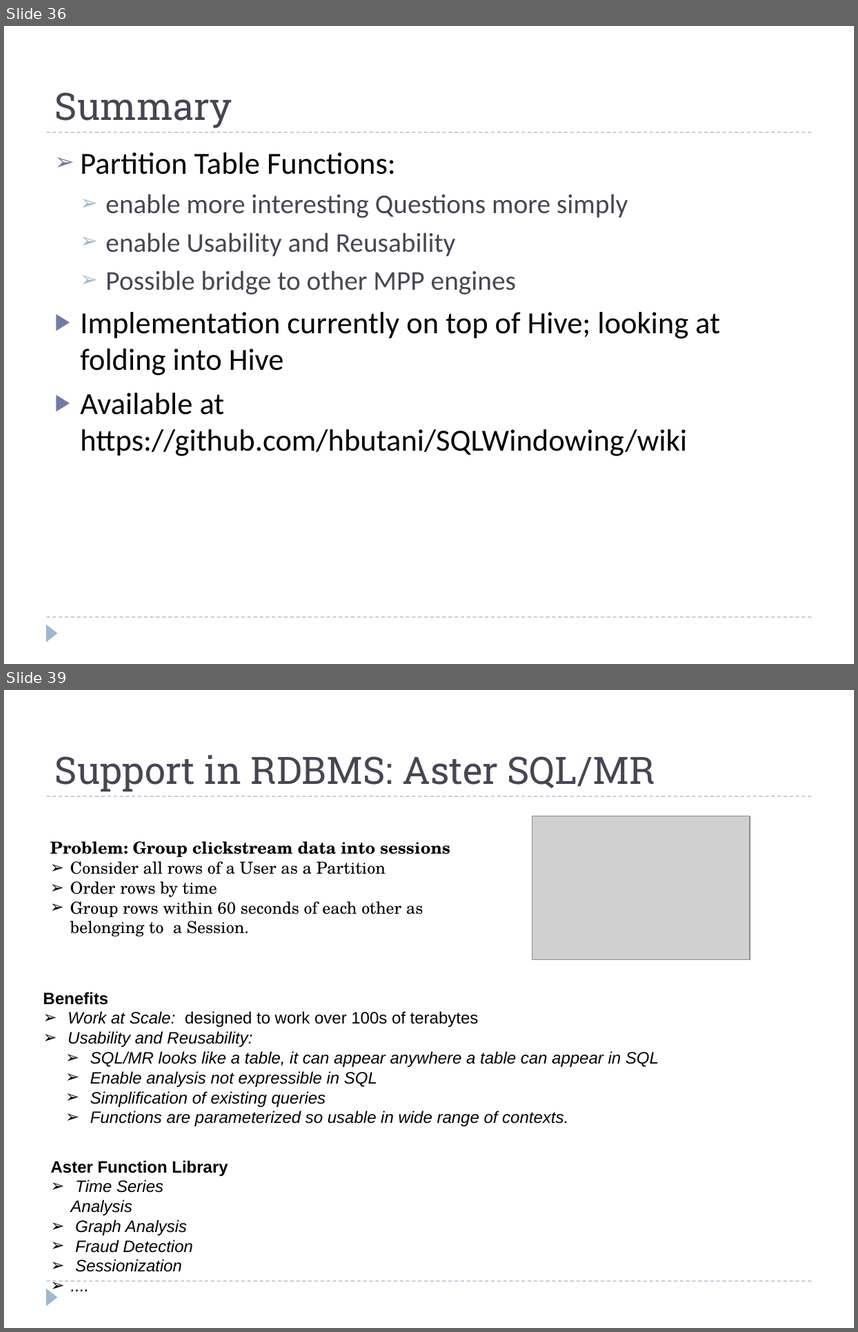
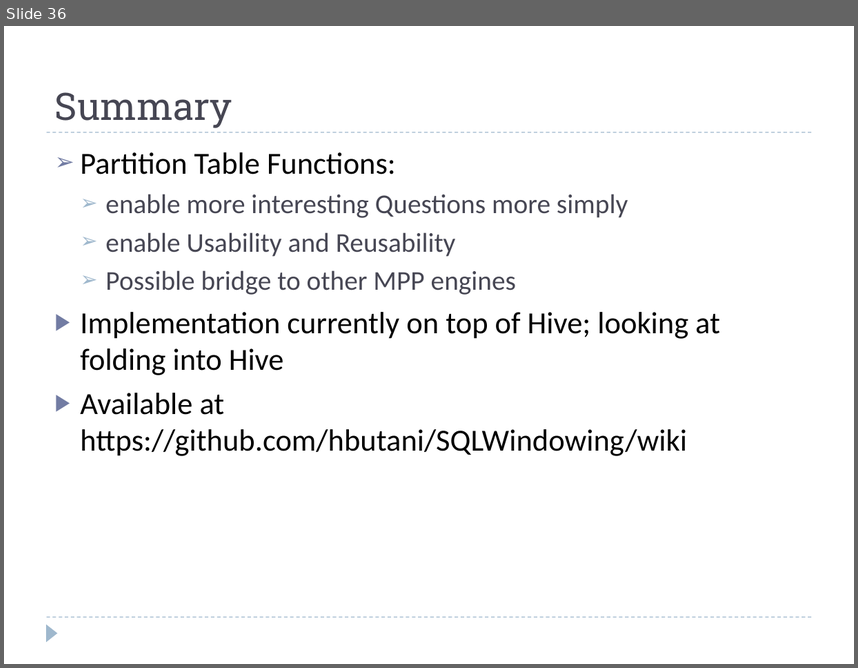
Before and after one commit to hbutani/SQLWindowing, a slide deck: docs/SQW.ppt. Shown one above the other, each under a label of ours: slides 36 and 39 before the commit, slide 36 after it; the slides between them are not shown. The pictures are 858x1332 and 858x668 pixels, drawn with LibreOffice and Linux fonts; fonts in the diff are those of the drawing; grey boxes stand for pictures. Boxes give left, top, right and bottom in pixels: in the first picture for what was removed or moved away, otherwise in the second. Text is boxed around its words. In the diff, an @@ line names an element or a change of style, - is before the commit and + after.

```diff
--- a/docs/SQW.ppt
+++ b/docs/SQW.ppt
@@ slide 39 removed at box(4, 690, 854, 1328), background #FFFFFF; not listed: 3 template elements that a slide beside it also shows @@
@@ title removed at box(55, 755, 655, 791) @@
-Support in RDBMS: Aster SQL/MR
@@ picture removed at box(532, 816, 749, 960) @@
@@ text removed at box(50, 841, 450, 936) @@
-Problem: Group clickstream data into sessions
-➢ Consider all rows of a User as a Partition
-➢ Order rows by time
-➢ Group rows within 60 seconds of each other as belonging to a Session.
@@ text removed at box(43, 992, 659, 1126) @@
-Benefits
-➢ Work at Scale: designed to work over 100s of terabytes
-➢ Usability and Reusability:
-  ➢ SQL/MR looks like a table, it can appear anywhere a table can appear in SQL
-  ➢ Enable analysis not expressible in SQL
-  ➢ Simplification of existing queries
-  ➢ Functions are parameterized so usable in wide range of contexts.
@@ text removed at box(51, 1160, 228, 1272) @@
-Aster Function Library
-➢ Time Series Analysis
-➢ Graph Analysis
-➢ Fraud Detection
-➢ Sessionization
-➢ ....
```
Also in this commit, not shown: 6 slides changed, 12 other slides removed.
